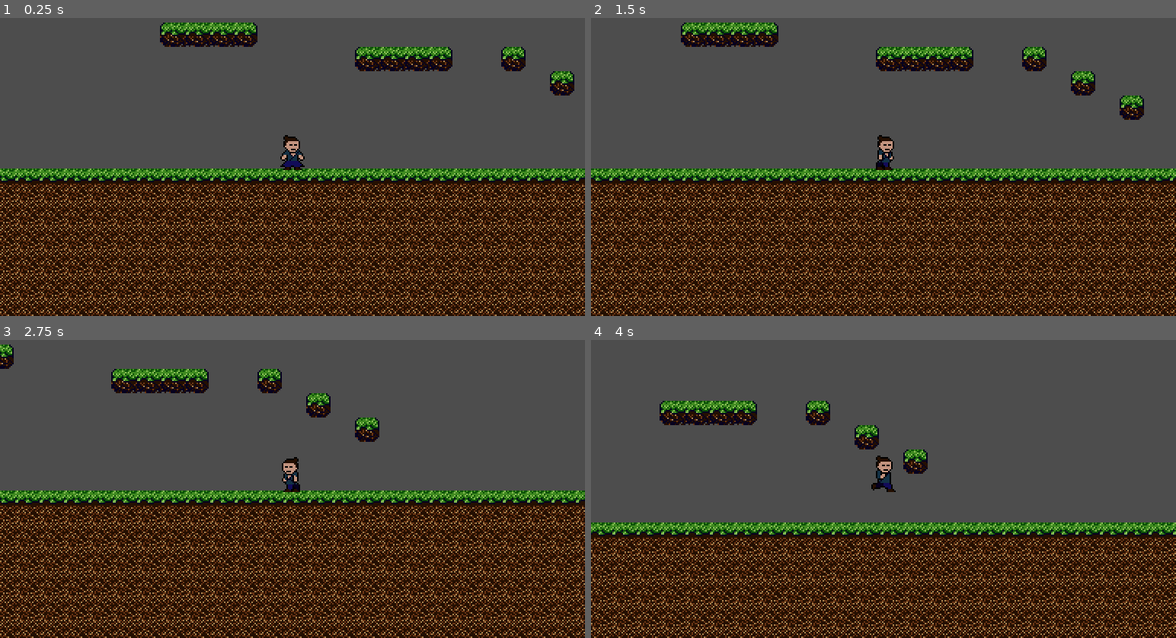
Above: before the commit, frames 1-4 (two rows, left to right).
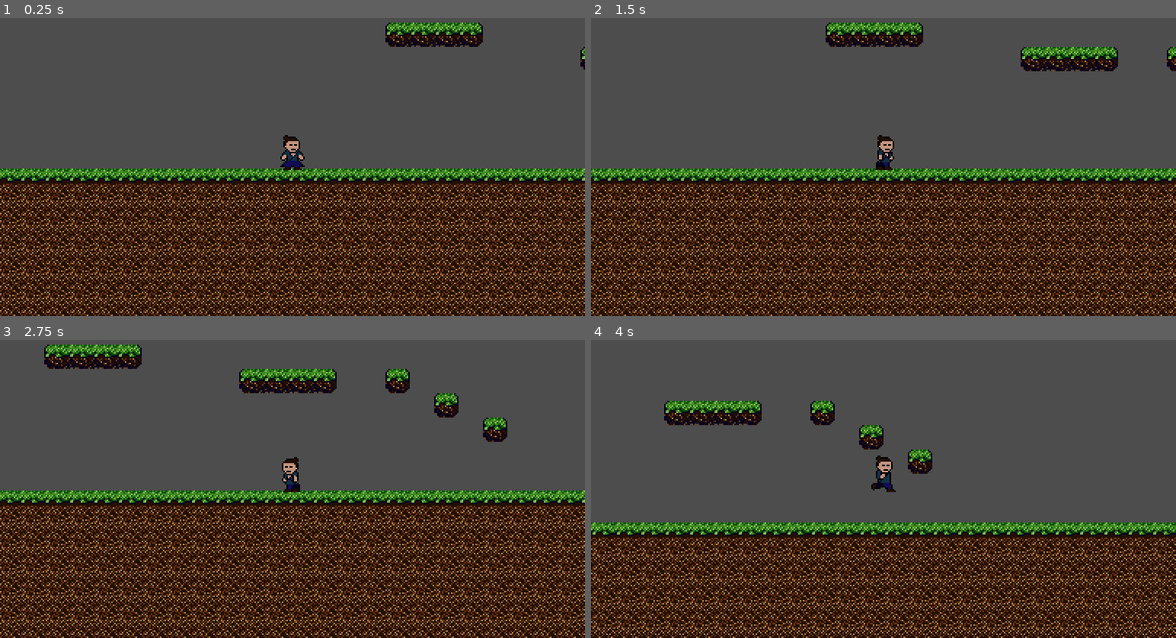
Above: after the commit, the same moments.

Repository: MichalPekalski89012/Katana-edge
Game: Godot game, scene res://game_level.tscn
The game is run twice, just before and just after one commit, with the same random seed, the same clock (stepped at 60 frames per second) and the same inputs.
Inputs:
- Up to frame 1 (0.25 s): no input
- Up to frame 2 (1.5 s): tap Enter at 0.5 s; hold D (right) from 0.53 s (still down); tap W (jump) at 0.77 s
- Up to frame 3 (2.75 s): tap W (jump) at 1.52 s; release D (right) at 2.03 s; hold A (left) from 2.03 s (still down)
- Up to frame 4 (4 s): release A (left) at 2.78 s; hold D (right) from 2.78 s (still down); tap W (jump) at 3.02, 3.77 s

The runs differ from the first frame. In frame 1, 34% of the frame differs, in the area x 0-100%, y 1-100%; in frame 2, 39%; in frame 3, 35%; in frame 4, 22%.

Commit message:
testowanko

Diff:
--- a/game_level.tscn
+++ b/game_level.tscn
@@ -227,4 +227,4 @@
 layer_0/tile_data = PackedInt32Array(458760, 65536, 0, 458761, 65536, 0, 458762, 65536, 0, 458763, 65536, 0, 458764, 65 …(13497 unchanged characters)…
 
 [node name="Player" parent="." instance=ExtResource("2_pgpto")]
-position = Vector2(199, 101)
+position = Vector2(51, 101)
